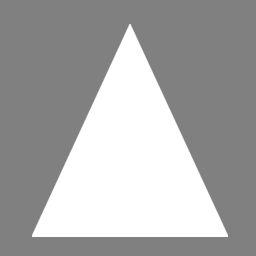
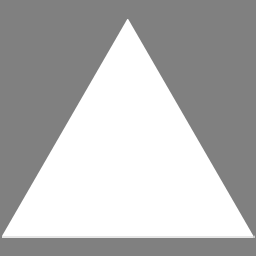
Revision of a layered w=256, h=256 image; what changed, layer by layer:
added layer "Layer 2" above "Layer 1" over [2, 19, 255, 238]
hid "Layer 1" over [32, 24, 228, 237]
